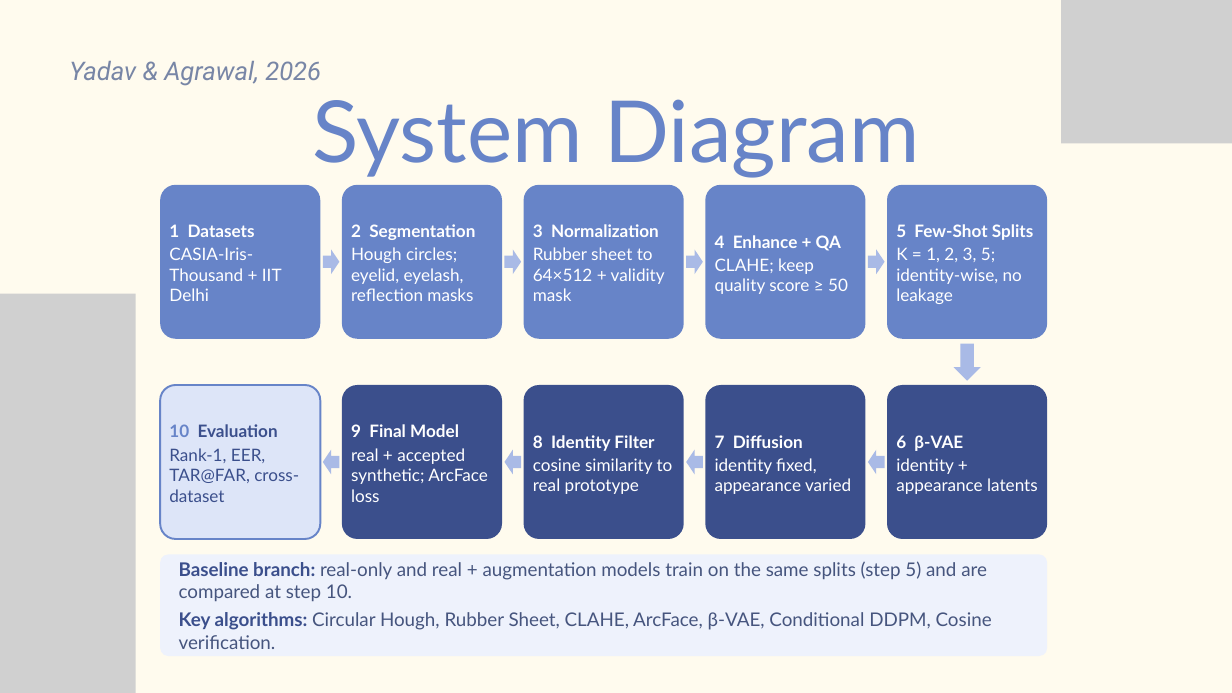
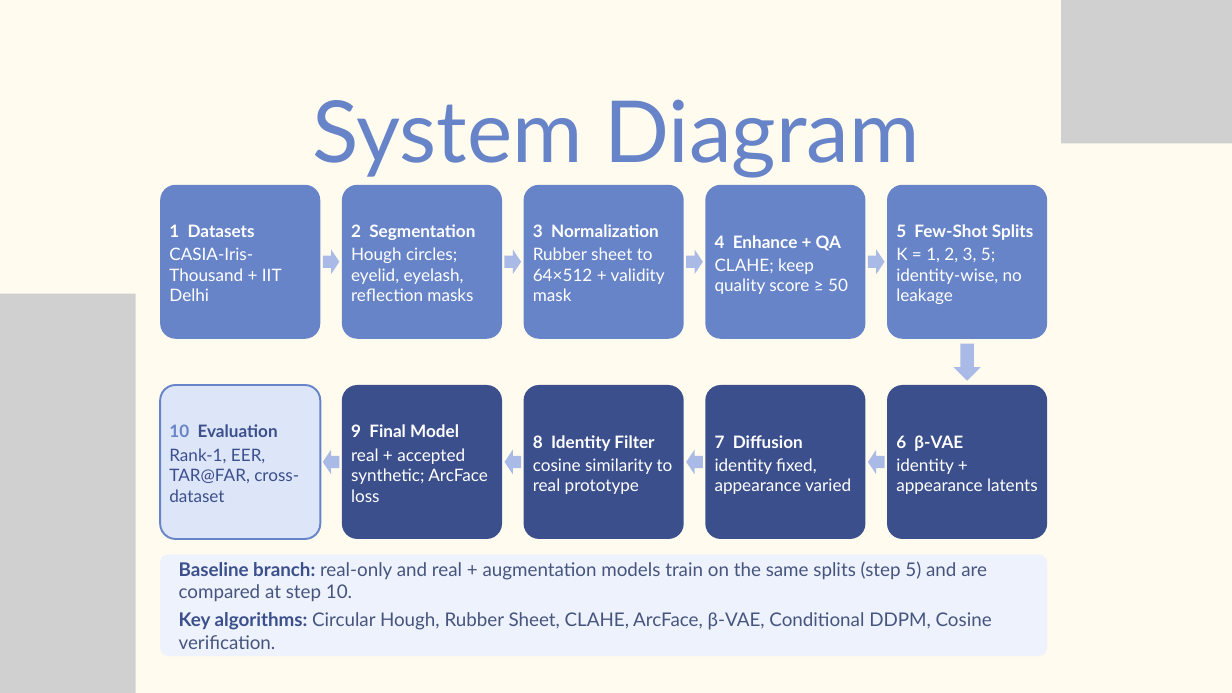
Before and after one commit to ashishya1206/Large-Scale-Aynthetic-Iris-Generation-For-Few-Shot-Generation, a slide deck: slide 6 of Docs/Group no. 24 Project Presentation.pptx. Drawn at 1232x693 pixels with LibreOffice and Linux fonts; fonts in the diff are those of the drawing; grey boxes stand for pictures. Boxes give left, top, right and bottom in pixels: in the first picture for what was removed or moved away, otherwise in the second. Text is boxed around its words. In the diff, an @@ line names an element or a change of style, - is before the commit and + after.

```diff
--- a/Docs/Group no. 24 Project Presentation.pptx
+++ b/Docs/Group no. 24 Project Presentation.pptx
@@ text removed at [69,61,321,86] @@
-Yadav & Agrawal, 2026
```
Also in this commit, not shown: 9 other slides changed, 1 other file.
